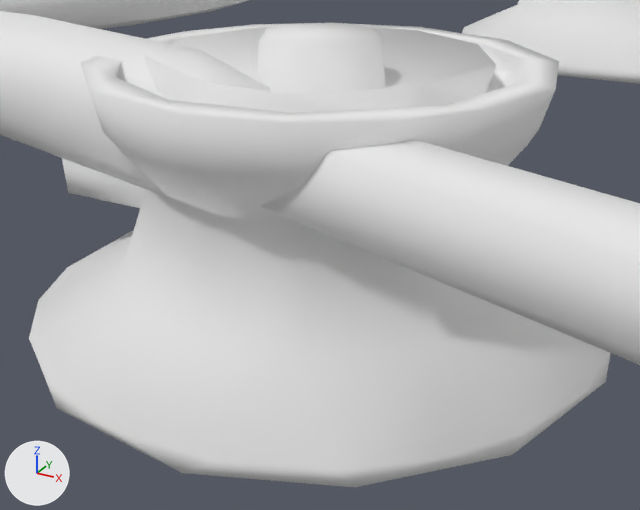
A saved change to the Blender file vlabs2/vl.vlabs.com.ua/models/TheMedicine/AcusticStethoscope/AcusticStethoscope.blend.
Rendered twice from a camera (50 mm lens) standing at (0.0302, -0.0528, 0.031) and looking at (0.002, -0.0016, 0.0054). Lighting does not change. The marker at lower left points along +X, +Y and +Z.

The older version as bpy lines, for what is in view:
```python
me_acusticstethoscopegeometry = bpy.data.meshes.new('acusticStethoscopeGeometry')
me_acusticstethoscopegeometry.from_pydata(...)  # 1709 vertices, 2990 faces, 1 loose edge; spans x -0.233..0.171, y -0.134..0.159, z 0.0..0.031
me_acusticstethoscopegeometry.polygons.foreach_set('use_smooth', [True] * 2990)
me_acusticstethoscopegeometry.materials.append(mat_acusticstethoscopematerial)  # its picture is missing
me_acusticstethoscopesensorgeometry = bpy.data.meshes.new('acusticStethoscopeSensorGeometry')
me_acusticstethoscopesensorgeometry.from_pydata(...)  # 214 vertices, 421 faces; spans x -0.0214..0.0225, y -0.0211..0.0211, z 0.0..0.0208
me_acusticstethoscopesensorgeometry.polygons.foreach_set('use_smooth', [True] * 421)
me_acusticstethoscopesensorgeometry.materials.append(mat_acusticstethoscopematerial)  # its picture is missing
ob_acusticstethoscope = bpy.data.objects.new('acusticStethoscope', me_acusticstethoscopegeometry)
ob_acusticstethoscope.location = (0.0, 0.0, 0.0)
ob_acusticstethoscopesensor = bpy.data.objects.new('acusticStethoscopeSensor', me_acusticstethoscopesensorgeometry)
ob_acusticstethoscopesensor.parent = ob_acusticstethoscope
ob_acusticstethoscopesensor.location = (0.0, 0.0, 0.0)
```
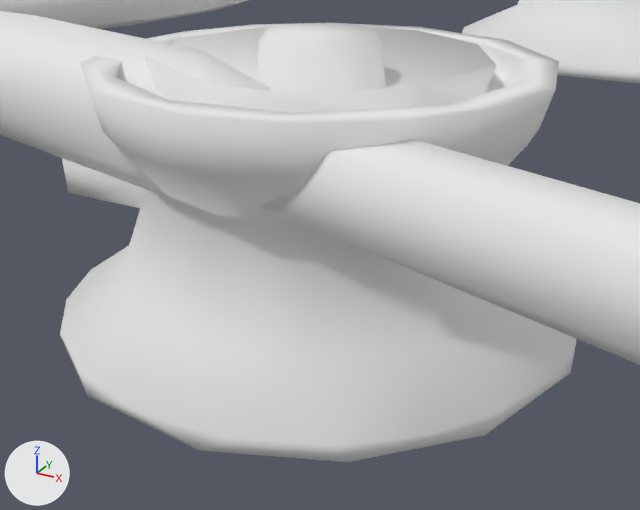
Boxes (x1, y1, x2, y2) around the edits, measured in the pictures (640 x 510 px; the box of a moved part takes in the faces that stretch with it):
'acusticStethoscopeSensor', reshaped (11% narrower)
    before: (29, 23, 610, 487)
    after: (60, 23, 576, 462)
part 1 of me_acusticstethoscopesensorgeometry, moved or reshaped
    before: (29, 230, 610, 487)
    after: (60, 246, 576, 462)

The edits, one by one:
me_acusticstethoscopesensorgeometry has 214 vertices, 421 faces and spans x -0.0214..0.0225, y -0.0211..0.0211, z 0.0..0.0208.
me_acusticstethoscopesensorgeometry is used by ob_acusticstethoscopesensor; parent ob_acusticstethoscope; location (0.0, 0.0, 0.0).
me_acusticstethoscopesensorgeometry part 1: all 75 vertices in x -0.0198..0.0225, y -0.0211..0.0211, z 0.0..0.0018 are scaled about the mesh origin by (0.897, 0.897, 1).
